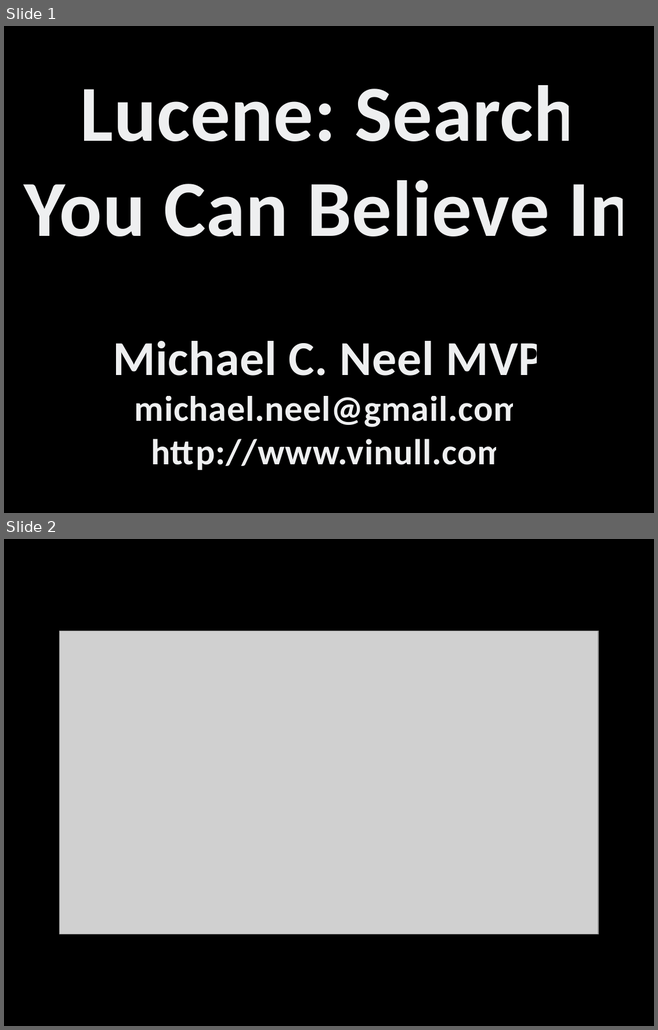
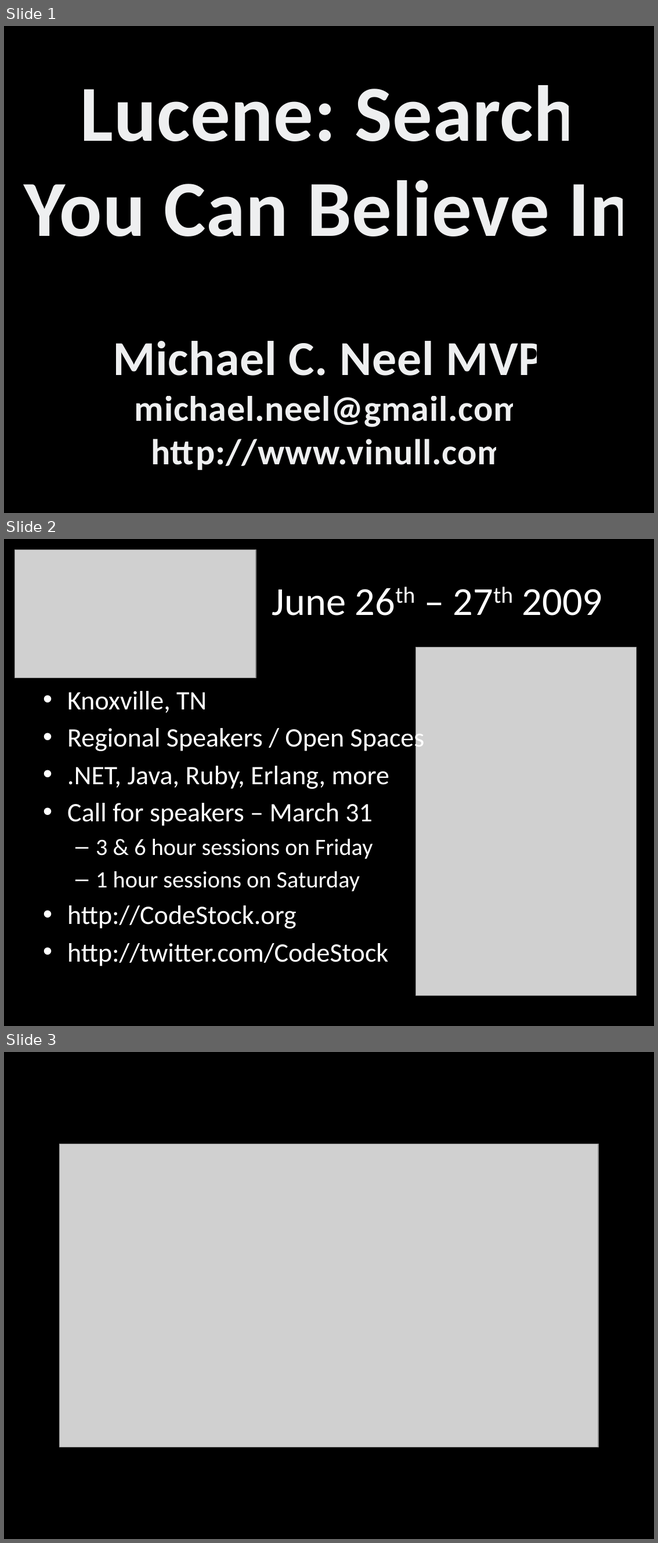
Before and after one commit to spaccabit/vinull, a slide deck: Presentations/Lucene/Lucene.pptx. Shown one above the other, each under a label of ours: slides 1 and 2 before the commit, slides 1, 2 and 3 after it. The pictures are 658x1030 and 658x1543 pixels, drawn with LibreOffice and Linux fonts; fonts in the diff are those of the drawing; grey boxes stand for pictures. Boxes give left, top, right and bottom in pixels: in the first picture for what was removed or moved away, otherwise in the second. Text is boxed around its words. In the diff, an @@ line names an element or a change of style, - is before the commit and + after.

Commit message:
updated for codestock slide

```diff
--- a/Presentations/Lucene/Lucene.pptx
+++ b/Presentations/Lucene/Lucene.pptx
@@ slide 2 added at (4,539,654,1026), background #000000 @@
@@ picture added at (15,550,256,678) @@
@@ title added at (272,589,603,616), 44 pt, text #FFFFFF @@
+June 26th – 27th 2009
@@ picture added at (415,647,636,996) @@
@@ text added at (67,691,424,966), 29.6 pt, text #FFFFFF @@
+• Knoxville, TN
+• Regional Speakers / Open Spaces
+• .NET, Java, Ruby, Erlang, more
+• Call for speakers – March 31
+  – 3 & 6 hour sessions on Friday
+  – 1 hour sessions on Saturday
+• http://CodeStock.org
+• http://twitter.com/CodeStock
@@ what was slide 2 is now slide 3 @@
```
